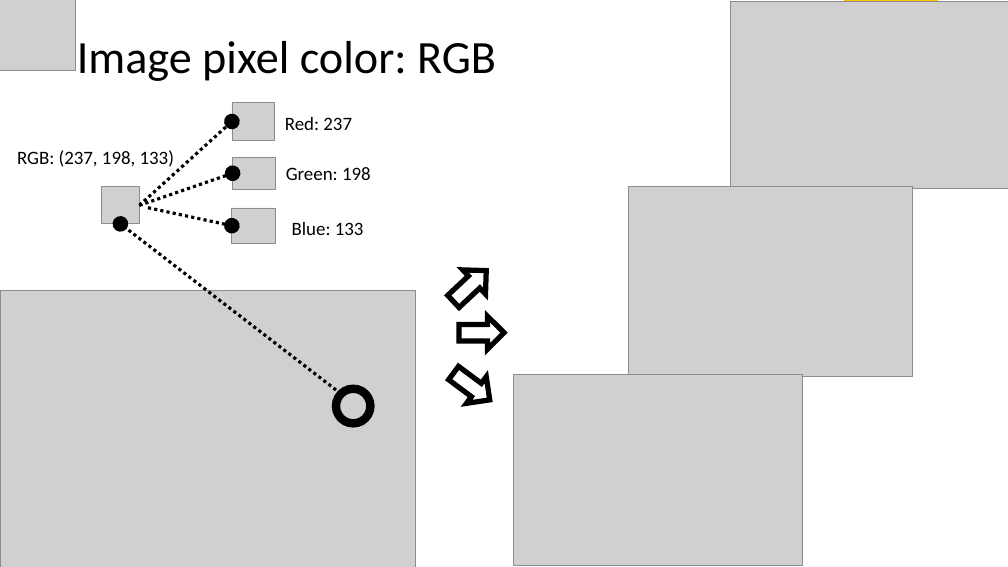
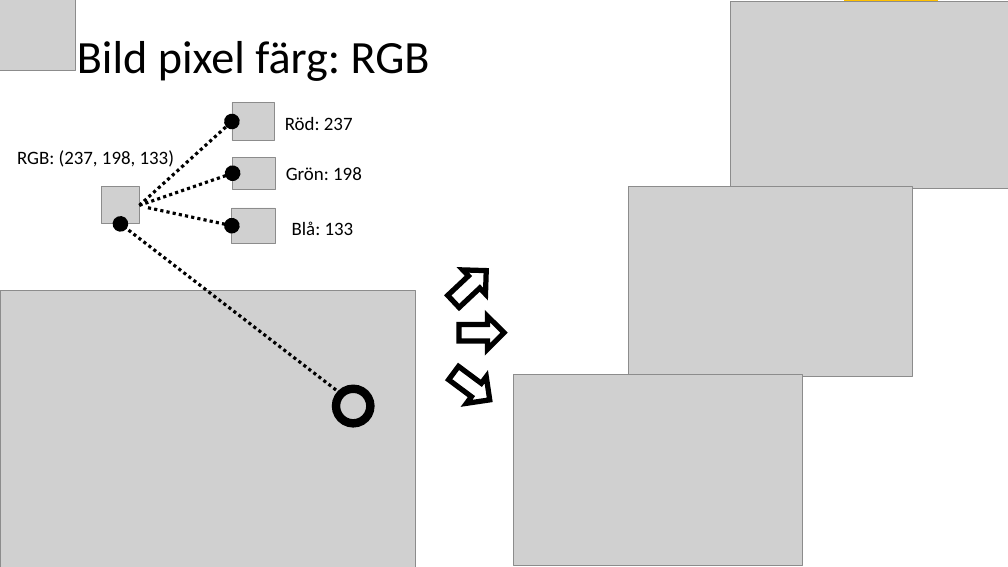
Before and after one commit to mo-mosverkstad/artificial_intelligence_algorithm, a slide deck: slide 9 of genetic_algorithm/JavaScriptCode/compressImageGSEA/GSEA.pptx. Drawn at 1008x567 pixels with LibreOffice and Linux fonts; fonts in the diff are those of the drawing; grey boxes stand for pictures. Boxes give left, top, right and bottom in pixels: in the first picture for what was removed or moved away, otherwise in the second. Text is boxed around its words. In the diff, an @@ line names an element or a change of style, - is before the commit and + after.

```diff
--- a/genetic_algorithm/JavaScriptCode/compressImageGSEA/GSEA.pptx
+++ b/genetic_algorithm/JavaScriptCode/compressImageGSEA/GSEA.pptx
@@ title at (77, 41, 430, 81): text changed @@
-Image pixel color: RGB
+Bild pixel färg: RGB
@@ text at (285, 117, 353, 130): text changed @@
-Red: 237
+Röd: 237
@@ text at (286, 167, 362, 180): text changed @@
-Green: 198
+Grön: 198
@@ text at (292, 221, 354, 235): text changed @@
-Blue: 133
+Blå: 133
```
Also in this commit, not shown: 21 other slides changed, 3 other files.
